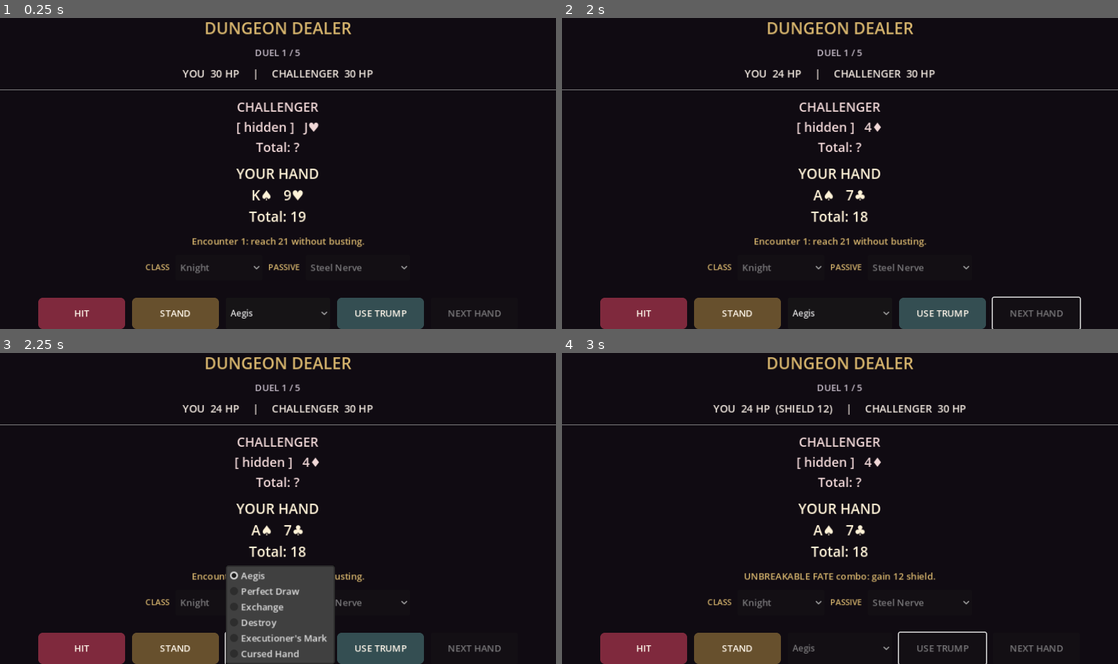
Above: before the commit, frames 1-4 (two rows, left to right).
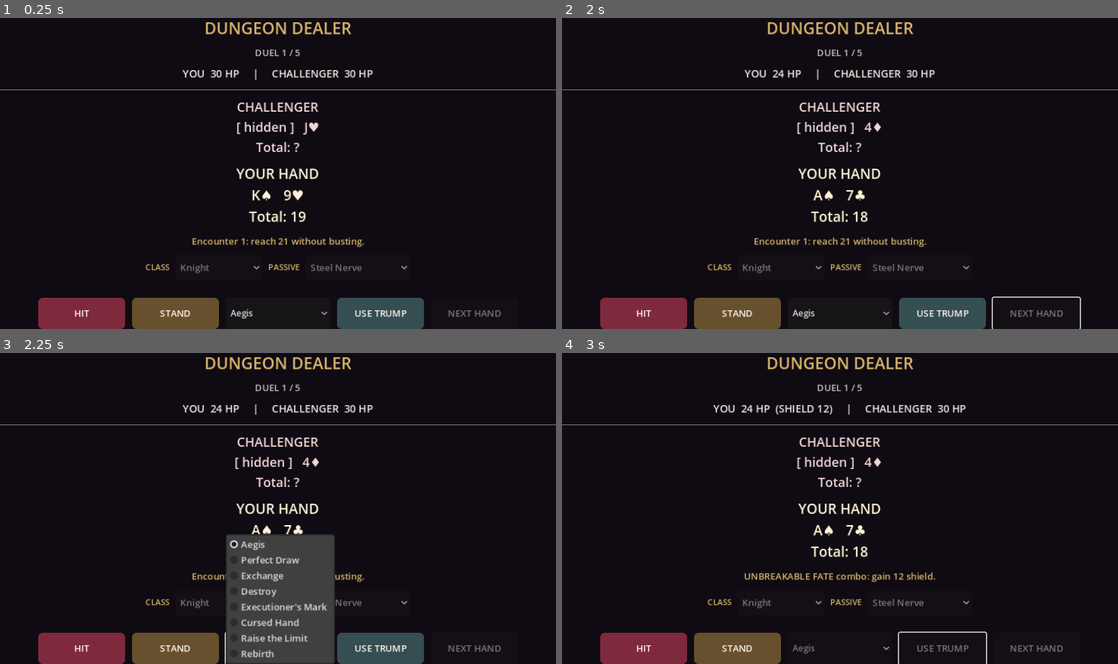
Above: after the commit, the same moments.

Repository: kage049754/manusgame
Game: Godot game, scene res://scenes/main.tscn
Two runs of this game, one before a commit and one after it. Both use one fixed random seed, a clock stepped at 60 frames per second and the inputs below.
Inputs:
- Up to frame 1 (0.25 s): no input
- Up to frame 2 (2 s): click "HIT" at 0.5 s; click "NEXT HAND" at 1.25 s
- Up to frame 3 (2.25 s): click "Aegis" at 2 s
- Up to frame 4 (3 s): click "USE TRUMP" at 2.75 s

Frames 1-2 are identical in both runs. In frame 3, 2.8% of the frame differs, in the area x 40-61%, y 58-98%; in frame 4, nothing differs.

Commit message:
Complete eight Trump Cards with Raise the Limit and Rebirth

Diff:
--- a/scripts/main.gd
+++ b/scripts/main.gd
@@ -31,6 +31,9 @@
 var class_select: OptionButton
 var passive_select: OptionButton
 var second_wind_used := false
+var rebirth_available := true
+var rebirth_armed := false
+var safe_limit := 21
 var executioner_mark := false
 var cursed_enemy := false
 
@@ -112,7 +115,7 @@
 	trump_select = OptionButton.new()
 	trump_select.custom_minimum_size = Vector2(180, 54)
 	trump_select.add_theme_font_size_override("font_size", 15)
-	for card_name in ["Aegis", "Perfect Draw", "Exchange", "Destroy", "Executioner's Mark", "Cursed Hand"]:
+	for card_name in ["Aegis", "Perfect Draw", "Exchange", "Destroy", "Executioner's Mark", "Cursed Hand", "Raise the Limit", "Rebirth"]:
 		trump_select.add_item(card_name)
 	buttons.add_child(trump_select)
 	trump_button = _button("USE TRUMP", Color("#344e52"))
@@ -159,6 +162,7 @@
 	round_active = true
 	shield = 0
 	trump_ready = true
+	safe_limit = 21
 	executioner_mark = false
 	cursed_enemy = false
 	player_hand.clear()
@@ -202,7 +206,7 @@
 		return
 	player_hand.append(_draw_card())
 	var total := _hand_total(player_hand)
-	if total > 21:
+	if total > safe_limit:
 		round_active = false
 		var damage := 8
 		if class_select.get_item_text(class_select.selected) == "Knight" or passive_select.get_item_text(passive_select.selected) == "Steel Nerve":
@@ -326,11 +330,27 @@
 		"Cursed Hand":
 			cursed_enemy = true
 			status_text = "DEALER'S TRAP combo: challenger draws to 20." if passive_select.get_item_text(passive_select.selected) == "Card Reader" else "CURSED HAND: challenger must draw to 19 this hand."
+		"Raise the Limit":
+			safe_limit = 23
+			status_text = "RAISE THE LIMIT: your hand can reach 23 before busting this hand."
+		"Rebirth":
+			if not rebirth_available:
+				status_text = "REBIRTH has already been spent this run."
+				_refresh()
+				return
+			rebirth_armed = true
+			status_text = "REBIRTH armed: survive one otherwise-lethal hit with 8 HP."
 	trump_ready = false
 	_refresh()
 
 func _check_run_end(enemy_defeated: bool) -> void:
-	if player_hp <= 0:
+	if player_hp <= 0 and rebirth_armed and rebirth_available:
+		player_hp = 8
+		rebirth_armed = false
+		rebirth_available = false
+		round_active = false
+		status_text = "REBIRTH triggered: you return with 8 HP."
+	elif player_hp <= 0:
 		run_over = true
 		round_active = false
 		status_text = "DEFEAT. The table claims another soul. Restart to try again."
@@ -347,6 +367,8 @@
 		encounter = 1
 		player_hp = STARTING_HP
 		enemy_hp = STARTING_HP
+		rebirth_available = true
+		rebirth_armed = false
 		_start_encounter()
 		return
 	if round_active:
@@ -367,6 +389,8 @@
 	save.set_value("run", "run_over", run_over)
 	save.set_value("run", "class_index", class_select.selected)
 	save.set_value("run", "passive_index", passive_select.selected)
+	save.set_value("run", "rebirth_available", rebirth_available)
+	save.set_value("run", "rebirth_armed", rebirth_armed)
 	save.save("user://run_save.cfg")
 
 func _load_progress() -> void:
@@ -374,6 +398,8 @@
 	if save.load("user://run_save.cfg") != OK:
 		return
 	player_hp = int(save.get_value("run", "player_hp", STARTING_HP))
+	rebirth_available = bool(save.get_value("run", "rebirth_available", true))
+	rebirth_armed = bool(save.get_value("run", "rebirth_armed", false))
 	enemy_hp = int(save.get_value("run", "enemy_hp", STARTING_HP))
 	encounter = int(save.get_value("run", "encounter", 1))
 	if bool(save.get_value("run", "run_over", false)) or player_hp <= 0 or encounter > MAX_ENCOUNTERS:
